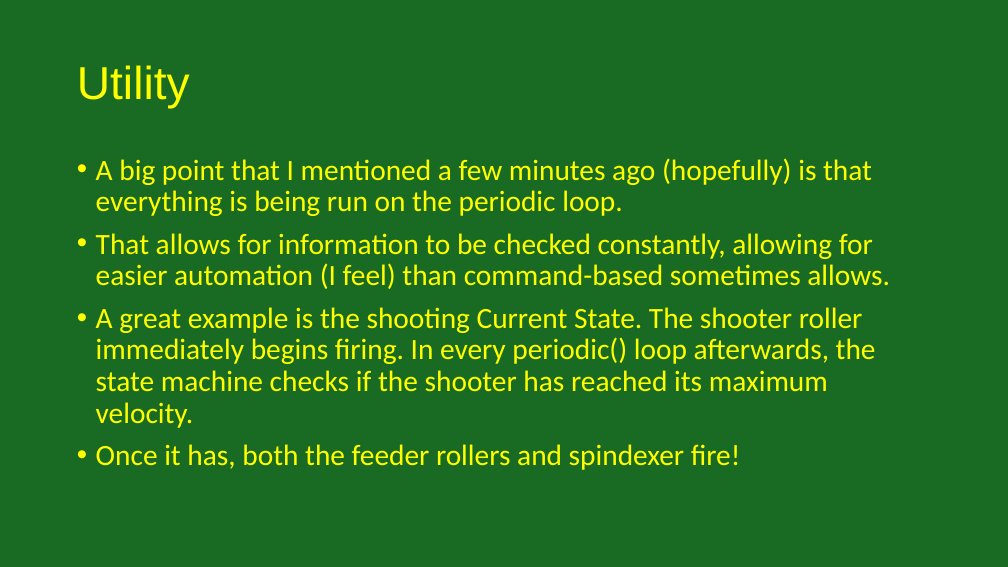
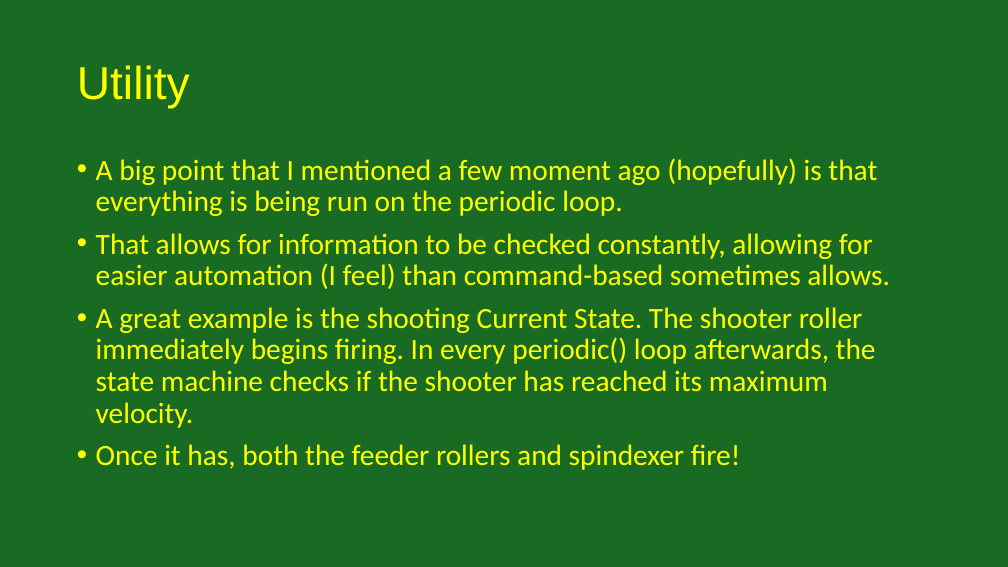
Before and after one commit to Funkyfox2/RRN-Bootcamp-2026, a slide deck: slide 7 of Presentations/StateBasedProgramming-Friday7PM.pptx. Drawn at 1008x567 pixels with LibreOffice and Linux fonts; fonts in the diff are those of the drawing. Boxes give left, top, right and bottom in pixels: in the first picture for what was removed or moved away, otherwise in the second. Text is boxed around its words. In the diff, an @@ line names an element or a change of style, - is before the commit and + after.

```diff
--- a/Presentations/StateBasedProgramming-Friday7PM.pptx
+++ b/Presentations/StateBasedProgramming-Friday7PM.pptx
@@ text at (x1=96, y1=158, x2=877, y2=216): text changed @@
-• A big point that I mentioned a few minutes ago (hopefully) is that everything is being run on the periodic loop.
+• A big point that I mentioned a few moment ago (hopefully) is that everything is being run on the periodic loop.
```
Also in this commit, not shown: 1 other slide changed, 1 slide added, 8 other files.
